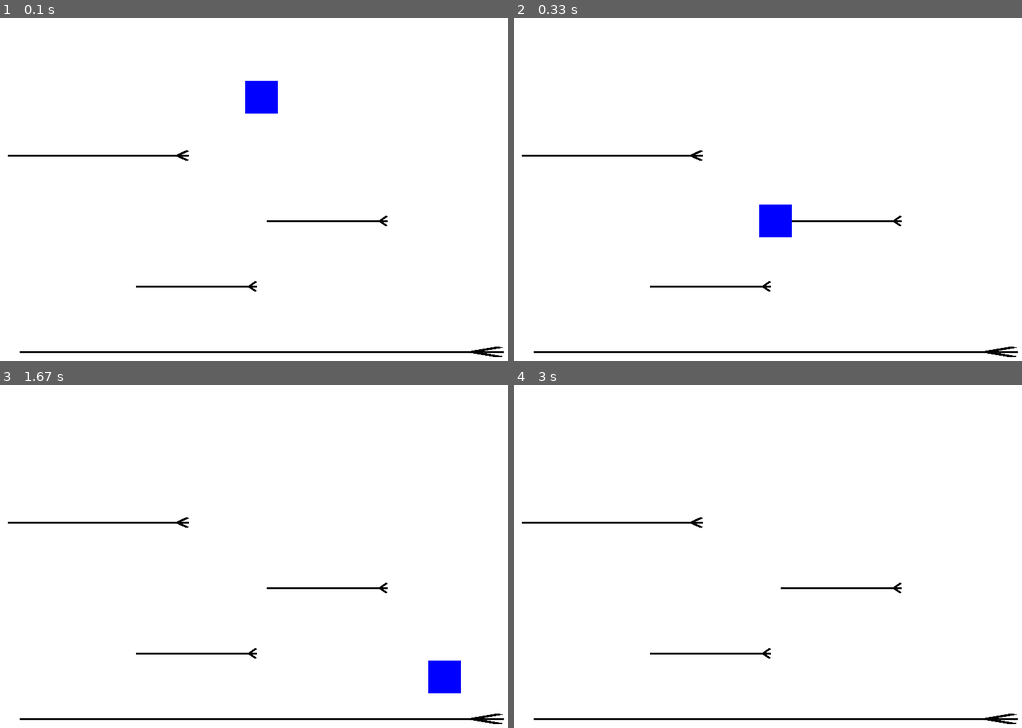
Above: before the commit, frames 1-4 (two rows, left to right).
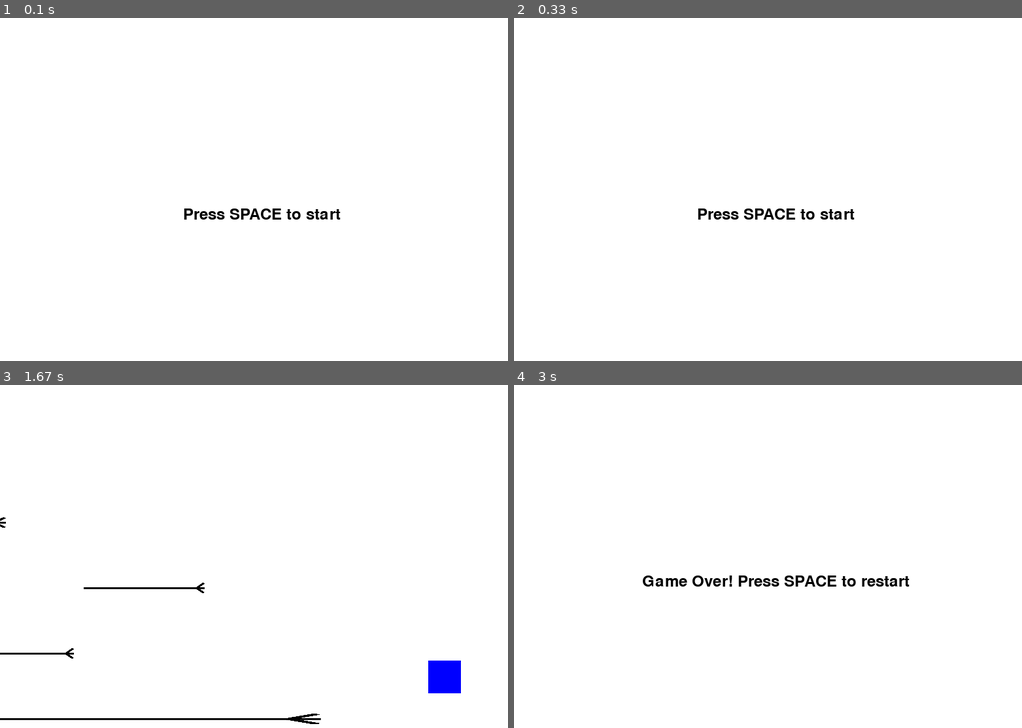
Above: after the commit, the same moments.

Repository: RyanDanielLee/pygame
Game: pygame game, started from game.py
Same seed, same stepped clock (60 frames per second), same inputs: the game is played once before the commit and once after it.
Inputs:
- Up to frame 1 (0.1 s): no input
- Up to frame 2 (0.33 s): no input
- Up to frame 3 (1.67 s): tap Space at 0.33, 0.73, 1.03, 1.23, 1.53 s; hold Right 0.67-1.13 s; hold Right 1.17-1.63 s
- Up to frame 4 (3 s): no input

The runs differ from the first frame. In frame 1, 2.3% of the frame differs, in the area x 1-100%, y 18-99%; in frame 2, 2.1%; in frame 3, 1.2%; in frame 4, 2.0%.

Commit message:
Added moving screen when the player moves to the right or left. Also added start and end screen

Diff:
--- a/components/player.py
+++ b/components/player.py
@@ -9,7 +9,7 @@
         self.rect = self.image.get_rect()
         self.rect.center = (SCREEN_WIDTH // 2, 100)
         self.velocity_x = 0
-        self.velocity_y = 0
+        self.velocity_y = -1  # Add a small initial velocity in the y direction
         self.gravity = 1
         self.jump_power = -15
         self.is_jumping = False
@@ -26,13 +26,19 @@
             self.velocity_y = self.jump_power
             self.is_jumping = True
 
+
     def handle_platform_collision(self, platform_hits):
-        if self.velocity_y > 0:
-            for platform in platform_hits:
-                if self.rect.bottom <= platform.rect.top + 10:
-                    self.rect.bottom = platform.rect.top
-                    self.velocity_y = 0
-                    self.is_jumping = False
+        for platform in platform_hits:
+            # If the player is moving downwards (falling or jumping down)
+            if self.velocity_y >= 0:
+                self.rect.bottom = platform.rect.top
+                self.velocity_y = 0
+                self.is_jumping = False
+            # If the player is moving upwards (jumping up)
+            elif self.velocity_y < 0:
+                self.rect.top = platform.rect.bottom
+                self.velocity_y = 0
+
 
     def update(self):
         self.velocity_y += self.gravity
--- a/game.py
+++ b/game.py
@@ -1,28 +1,34 @@
 # game.py
 import pygame
 from constants import SCREEN_WIDTH, SCREEN_HEIGHT, FPS
-from screens.game import GameScreen
+from screens.start import StartScreen
+from screens.end import EndScreen
 
 def main():
     pygame.init()
+
+    # Import EndScreen after initializing pygame to avoid circular import
+    from screens.game import GameScreen
+    from screens.end import EndScreen
+
     screen = pygame.display.set_mode((SCREEN_WIDTH, SCREEN_HEIGHT))
     pygame.display.set_caption("Simple Platformer")
 
     clock = pygame.time.Clock()
 
-    # Create a GameScreen instance with the path to your level CSV file
-    game_screen = GameScreen("levels/level1.csv")
+    # Create a StartScreen instance with the GameScreen class
+    current_screen = StartScreen(GameScreen, EndScreen)
 
     while True:
-        game_screen.process_input()
-        game_screen.update()
-        game_screen.render(screen)
+        current_screen.process_input()
+        current_screen.update()
+        current_screen.render(screen)
 
         pygame.display.flip()
         clock.tick(FPS)
 
-        if game_screen.next_screen:
-            game_screen = game_screen.next_screen
+        if current_screen.next_screen:
+            current_screen = current_screen.next_screen
 
 if __name__ == "__main__":
     main()
--- /dev/null
+++ b/screens/end.py
@@ -0,0 +1,20 @@
+# screens/end.py
+import pygame
+from constants import SCREEN_WIDTH, SCREEN_HEIGHT
+from .base import BaseScreen
+
+class EndScreen(BaseScreen):
+    def __init__(self):
+        super().__init__()
+        self.font = pygame.font.Font(None, 36)
+        self.text = self.font.render("Game Over! Press SPACE to restart", True, (0, 0, 0))
+
+    def process_input(self):
+        super().process_input()
+        keys = pygame.key.get_pressed()
+        if keys[pygame.K_SPACE]:
+            self.next_screen = self.GameScreen("levels/level1.csv")
+
+    def render(self, screen):
+        screen.fill((255, 255, 255))
+        screen.blit(self.text, (SCREEN_WIDTH // 2 - self.text.get_width() // 2, SCREEN_HEIGHT // 2 - self.text.get_height() // 2))
--- a/screens/game.py
+++ b/screens/game.py
@@ -4,6 +4,8 @@
 from components.level import Level
 from constants import SCREEN_WIDTH, SCREEN_HEIGHT, WHITE
 from .base import BaseScreen
+from .start import StartScreen
+from .end import EndScreen
 
 class GameScreen(BaseScreen):
     def __init__(self, level_file):
@@ -20,12 +22,22 @@
         keys = pygame.key.get_pressed()
         self.player.handle_input(keys)
 
+
     def update(self):
         self.all_sprites.update()
+
+        # Check if the player has fallen off the edge
+        if self.player.rect.y > SCREEN_HEIGHT:
+            self.next_screen = EndScreen()
+
+        # Move the game world in the opposite direction of the player
+        for platform in self.level.get_platforms():
+            platform.rect.x -= self.player.velocity_x
 
         # Check if the player collides with any platforms
         platform_hits = pygame.sprite.spritecollide(self.player, self.level.get_platforms(), False)
         self.player.handle_platform_collision(platform_hits)
+
 
     def render(self, screen):
         # Set background color
--- /dev/null
+++ b/screens/start.py
@@ -0,0 +1,24 @@
+# screens/start.py
+import pygame
+from constants import SCREEN_WIDTH, SCREEN_HEIGHT
+from .base import BaseScreen
+
+class StartScreen(BaseScreen):
+    def __init__(self, game_screen_class, end_screen_class):
+        super().__init__()
+        self.game_screen_class = game_screen_class
+        self.end_screen_class = end_screen_class
+        self.font = pygame.font.Font(None, 36)
+        self.text = self.font.render("Press SPACE to start", True, (0, 0, 0))
+
+    def process_input(self):
+        super().process_input()
+        keys = pygame.key.get_pressed()
+        if keys[pygame.K_SPACE]:
+            self.next_screen = self.game_screen_class("levels/level1.csv")
+            # Pass EndScreen class to GameScreen for later use
+            self.next_screen.end_screen_class = self.end_screen_class
+
+    def render(self, screen):
+        screen.fill((255, 255, 255))
+        screen.blit(self.text, (SCREEN_WIDTH // 2 - self.text.get_width() // 2, SCREEN_HEIGHT // 2 - self.text.get_height() // 2))
